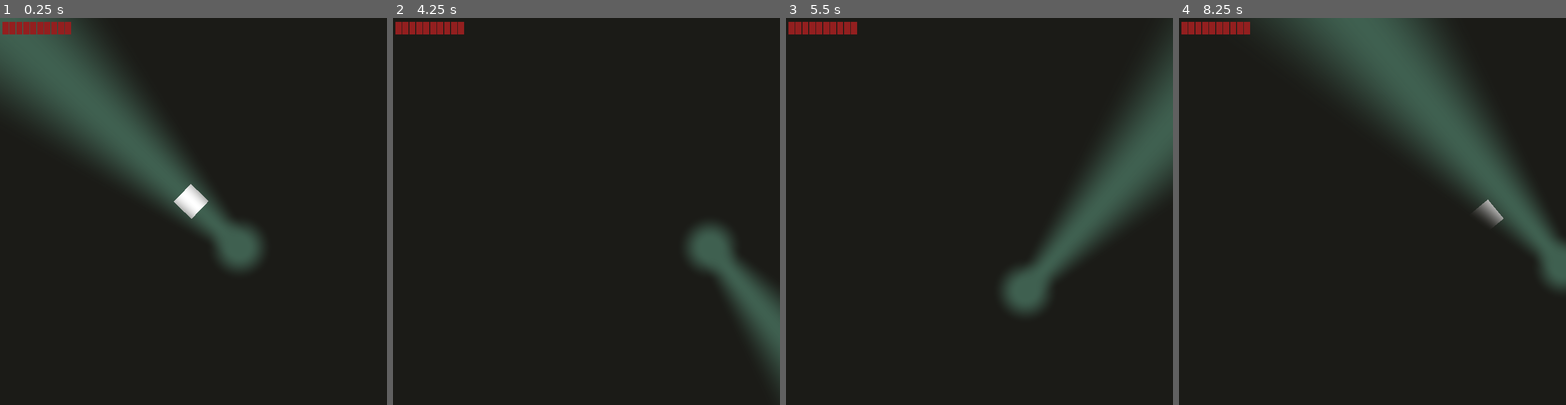
Above: before the commit, frames 1-4 (left to right).
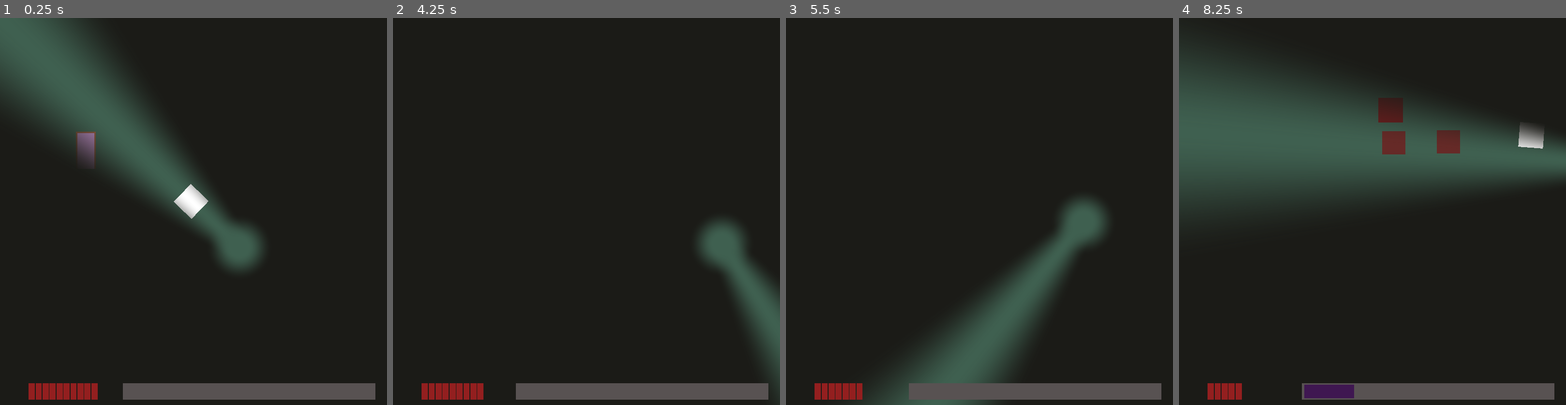
Above: after the commit, the same moments.

Repository: nolenroyalty/flashlight-survivors
Game: Godot game, scene res://Main.tscn
The game is run twice, just before and just after one commit, with the same random seed, the same clock (stepped at 60 frames per second) and the same inputs.
Inputs (mouse positions are in pixels of both pictures, inside the frame that each line leads up to):
- Up to frame 1 (0.25 s): no input
- Up to frame 2 (4.25 s): tap Enter at 0.5 s; move the mouse to (671, 192) at 0.52 s; hold D (player_right) 0.53-1.28 s; move the mouse to (509, 230) at 1.27 s; hold S (player_down) 1.28-2.03 s; move the mouse to (625, 126) at 2.02 s; hold D (player_right) 2.03-2.78 s; move the mouse to (567, 288) at 2.77 s; hold W (player_up) 2.78-3.53 s; move the mouse to (702, 269) at 3.52 s; hold A (player_left) from 3.53 s (still down); tap X (debug_spawn_enemy, bound only after the commit) at 4.15 s
- Up to frame 3 (5.5 s): move the mouse to (863, 153) at 4.27 s; move the mouse to (998, 211) at 5.02 s; release A (player_left) at 5.03 s; hold S (player_down) from 5.03 s (still down)
- Up to frame 4 (8.25 s): move the mouse to (1314, 114) at 5.77 s; release S (player_down) at 5.78 s; hold D (player_right) 5.78-6.53 s; move the mouse to (1457, 192) at 6.52 s; hold W (player_up) 6.53-7.28 s; move the mouse to (1295, 230) at 7.27 s; hold D (player_right) 7.28-8.03 s; move the mouse to (1411, 126) at 8.02 s; hold S (player_down) from 8.03 s (still down)

The runs differ from the first frame. In frame 1, 4.3% of the frame differs, in the area x 0-97%, y 1-99%; in frame 2, 5.1%; in frame 3, 15%; in frame 4, 36%, in the area x 0-100%, y 0-99%.

Commit message:
basic door for spawning enemies

Diff:
--- a/Main.gd
+++ b/Main.gd
@@ -1,18 +1,29 @@
 extends Node2D
 var Enemy = preload("res://enemies/DefaultEnemy.tscn")
+var Door = preload("res://enemies/Doorway.tscn")
 
 onready var player = $Player
 onready var healthbar = $Healthbar
+onready var xpbar = $XPBar
+var rng : RandomNumberGenerator
 
 # Called when the node enters the scene tree for the first time.
 func _ready():
 	player.connect("health_set", healthbar, "set_health")
 	healthbar.set_health(player.health)
-	pass # Replace with function body.
+	U.player = player
+	U.xpbar = xpbar
+	rng = RandomNumberGenerator.new()
+	rng.randomize()
 
 
 func _process(_delta):
 	if Input.is_action_just_pressed("debug_spawn_enemy"):
 		var enemy = Enemy.instance()
-		enemy.init($Player)
 		add_child(enemy)
+	if Input.is_action_just_pressed("debug_spawn_door"):
+		var door = Door.instance()
+		var x = rng.randi_range(50, 400)
+		var y = rng.randi_range(50, 300)
+		door.position = Vector2(x, y)
+		add_child(door)
--- a/Main.tscn
+++ b/Main.tscn
@@ -1,14 +1,17 @@
-[gd_scene load_steps=5 format=2]
+[gd_scene load_steps=7 format=2]
 
 [ext_resource path="res://darkness/Darkness.tscn" type="PackedScene" id=1]
 [ext_resource path="res://player/Player.tscn" type="PackedScene" id=2]
 [ext_resource path="res://Main.gd" type="Script" id=3]
 [ext_resource path="res://ui/Healthbar.tscn" type="PackedScene" id=4]
+[ext_resource path="res://ui/XPBar.tscn" type="PackedScene" id=5]
+[ext_resource path="res://enemies/Doorway.tscn" type="PackedScene" id=6]
 
 [node name="Main" type="Node2D"]
 script = ExtResource( 3 )
 
 [node name="Background" type="Node2D" parent="."]
+z_index = -2
 
 [node name="Background" type="ColorRect" parent="Background"]
 margin_right = 500.0
@@ -23,5 +26,12 @@
 z_index = 1
 
 [node name="Healthbar" parent="." instance=ExtResource( 4 )]
-position = Vector2( 3, 5 )
+position = Vector2( 37, 472 )
 z_index = 1
+
+[node name="XPBar" parent="." instance=ExtResource( 5 )]
+position = Vector2( 159, 472 )
+z_index = 1
+
+[node name="Doorway" parent="." instance=ExtResource( 6 )]
+position = Vector2( 111, 171 )
--- a/enemies/DefaultEnemy.gd
+++ b/enemies/DefaultEnemy.gd
@@ -8,19 +8,16 @@
 const SPEED = 75
 var health = 5
 var power = 1
-var player : Node2D = null
 var state = S.ALIVE
 var touching_player = false
+var xp_gain = 5
 # Maybe we should just get rid of this? It's weird to have it + iframes
 var seconds_per_attack = 0.1
-
-func init(player_ : Node2D):
-	player = player_
 
 func _physics_process(_delta):
 	match state:
 		S.ALIVE:
-			var dir = position.direction_to(player.position)
+			var dir = position.direction_to(U.player.position)
 			var _extra_velocity = move_and_slide(SPEED * dir)
 
 func set_spin_and_transparency(spin, transparency):
@@ -35,6 +32,10 @@
 	state = S.DEAD
 	anim.play("die")
 	anim.connect("animation_finished", self, "die_when_dead")
+	U.xpbar.add_xp(xp_gain)
+
+func alive():
+	return state == S.ALIVE
 
 func damage(amount):
 	if state == S.DEAD:
@@ -47,23 +48,23 @@
 		anim.play("damage")
 
 func deal_damage_if_touching():
-	if touching_player:
-		player.damage(power)
+	if alive() and touching_player:
+		U.player.damage(power)
 		var timer = get_tree().create_timer(seconds_per_attack)
 		timer.connect("timeout", self, "deal_damage_if_touching")
 
 func on_touched_player(area):
 	var player_ = area.get_parent()
-	if player != player_:
-		print("wtf? player is not player. %s | %s" % [ player, player_])
+	if U.player != player_:
+		print("wtf? player is not player. %s | %s" % [ U.player, player_])
 		return
 	touching_player = true
 	deal_damage_if_touching()
 
 func on_stopped_touching_player(area):
 	var player_ = area.get_parent()
-	if player != player_:
-		print("wtf? player is not player. %s | %s" % [ player, player_])
+	if U.player != player_:
+		print("wtf? player is not player. %s | %s" % [ U.player, player_])
 		return
 	touching_player = false
 
@@ -71,3 +72,5 @@
 func _ready():
 	var _ignore = $Hitbox.connect("area_entered", self, "on_touched_player")
 	_ignore = $Hitbox.connect("area_exited", self, "on_stopped_touching_player")
+	self.scale = U.v(0.1, 0.1)
+	anim.play("spawn")
--- a/enemies/DefaultEnemy.tscn
+++ b/enemies/DefaultEnemy.tscn
@@ -112,6 +112,22 @@
 "values": [ Color( 1, 1, 1, 1 ), Color( 1, 1, 1, 0.392157 ) ]
 }
 
+[sub_resource type="Animation" id=8]
+resource_name = "spawn"
+length = 0.6
+tracks/0/type = "value"
+tracks/0/path = NodePath(".:scale")
+tracks/0/interp = 2
+tracks/0/loop_wrap = true
+tracks/0/imported = false
+tracks/0/enabled = true
+tracks/0/keys = {
+"times": PoolRealArray( 0, 0.3, 0.6 ),
+"transitions": PoolRealArray( 1, 1, 1 ),
+"update": 0,
+"values": [ Vector2( 0.1, 0.6 ), Vector2( 1.1, 1.05 ), Vector2( 1, 1 ) ]
+}
+
 [sub_resource type="RectangleShape2D" id=6]
 extents = Vector2( 16, 16 )
 
@@ -137,6 +153,7 @@
 anims/RESET = SubResource( 3 )
 anims/damage = SubResource( 2 )
 anims/die = SubResource( 4 )
+anims/spawn = SubResource( 8 )
 
 [node name="Hurtbox" type="Area2D" parent="."]
 collision_layer = 8
--- /dev/null
+++ b/enemies/Doorway.gd
@@ -0,0 +1,41 @@
+extends Node2D
+
+var DefaultEnemy = preload("res://enemies/DefaultEnemy.tscn")
+
+var enemies_to_spawn = 0
+var enemies_spawned = 0
+var rng : RandomNumberGenerator
+
+# Declare member variables here. Examples:
+# var a = 2
+# var b = "text"
+func stop_and_fade():
+	$Timer.stop()
+	var t = get_tree().create_tween()
+	t.tween_property(self, "scale", U.v(0.1, 0.9), 0.4)
+	t.set_ease(Tween.EASE_IN)
+	t.set_trans(Tween.TRANS_QUAD)
+	t.tween_callback(self, "queue_free")
+
+func spawn_enemy():
+	if enemies_spawned < enemies_to_spawn:
+		var t = get_tree().create_tween()
+		t.tween_property(self, "scale", U.v(1.2, 1.0), 0.3)
+		t.tween_property(self, "scale", U.v(1.0, 1.0), 0.3)
+		t.set_trans(Tween.TRANS_QUAD)
+		var enemy = DefaultEnemy.instance()
+		get_parent().add_child(enemy)
+		enemy.position = position
+		enemies_spawned += 1
+		if enemies_spawned == enemies_to_spawn:
+			stop_and_fade()
+	else:
+		print("BUG: spawn_enemy called when no enemies left to spawn")
+		stop_and_fade()
+
+# Called when the node enters the scene tree for the first time.
+func _ready():
+	rng = RandomNumberGenerator.new()
+	rng.randomize()
+	enemies_to_spawn = rng.randi_range(3, 10)
+	var _ignore = $Timer.connect("timeout", self, "spawn_enemy")
--- /dev/null
+++ b/enemies/Doorway.tscn
@@ -0,0 +1,14 @@
+[gd_scene load_steps=3 format=2]
+
+[ext_resource path="res://Aseprite/doorwayproto.png" type="Texture" id=1]
+[ext_resource path="res://enemies/Doorway.gd" type="Script" id=2]
+
+[node name="Doorway" type="Node2D"]
+z_index = -1
+script = ExtResource( 2 )
+
+[node name="Sprite" type="Sprite" parent="."]
+texture = ExtResource( 1 )
+
+[node name="Timer" type="Timer" parent="."]
+autostart = true
--- a/globals/Utilities.gd
+++ b/globals/Utilities.gd
@@ -1,4 +1,7 @@
 extends Node2D
+
+var player : KinematicBody2D
+var xpbar : Node2D
 
 func v(x, y):
 	return Vector2(x, y)
--- a/player/LightSource.tscn
+++ b/player/LightSource.tscn
@@ -3,5 +3,6 @@
 [ext_resource path="res://player/LightSource.gd" type="Script" id=1]
 
 [node name="LightSource" type="Area2D"]
+collision_layer = 0
 collision_mask = 8
 script = ExtResource( 1 )
--- a/player/Player.tscn
+++ b/player/Player.tscn
@@ -24,6 +24,7 @@
 [node name="Cone" parent="." instance=ExtResource( 2 )]
 
 [node name="LightLamp" parent="." instance=ExtResource( 3 )]
+collision_layer = 1
 collision_mask = 1
 
 [node name="CollisionShape2D" type="CollisionShape2D" parent="."]
--- a/project.godot
+++ b/project.godot
@@ -43,6 +43,30 @@
 
 common/drop_mouse_on_gui_input_disabled=true
 
+[importer_defaults]
+
+texture={
+"compress/bptc_ldr": 0,
+"compress/hdr_mode": 0,
+"compress/lossy_quality": 0.7,
+"compress/mode": 0,
+"compress/normal_map": 0,
+"detect_3d": false,
+"flags/anisotropic": false,
+"flags/filter": false,
+"flags/mipmaps": false,
+"flags/repeat": 0,
+"flags/srgb": 2,
+"process/HDR_as_SRGB": false,
+"process/fix_alpha_border": true,
+"process/invert_color": false,
+"process/normal_map_invert_y": false,
+"process/premult_alpha": false,
+"size_limit": 0,
+"stream": false,
+"svg/scale": 1.0
+}
+
 [input]
 
 player_left={
@@ -81,6 +105,11 @@
 }
 debug_spawn_enemy={
 "deadzone": 0.5,
+"events": [ Object(InputEventKey,"resource_local_to_scene":false,"resource_name":"","device":0,"alt":false,"shift":false,"control":false,"meta":false,"command":false,"pressed":false,"scancode":88,"physical_scancode":0,"unicode":0,"echo":false,"script":null)
+ ]
+}
+debug_spawn_door={
+"deadzone": 0.5,
 "events": [ Object(InputEventKey,"resource_local_to_scene":false,"resource_name":"","device":0,"alt":false,"shift":false,"control":false,"meta":false,"command":false,"pressed":false,"scancode":90,"physical_scancode":0,"unicode":0,"echo":false,"script":null)
  ]
 }
--- a/ui/Healthbar.gd
+++ b/ui/Healthbar.gd
@@ -18,4 +18,3 @@
 		for _i in range(amount - count):
 			var nugget = Nugget.instance()
 			nuggetbox.add_child(nugget)
-	print(nuggetbox.get_child_count())
--- a/ui/Healthbar.tscn
+++ b/ui/Healthbar.tscn
@@ -20,3 +20,43 @@
 margin_left = 9.0
 margin_right = 17.0
 margin_bottom = 16.0
+
+[node name="HealthbarNugget3" parent="NuggetBox" instance=ExtResource( 2 )]
+margin_left = 18.0
+margin_right = 26.0
+margin_bottom = 16.0
+
+[node name="HealthbarNugget4" parent="NuggetBox" instance=ExtResource( 2 )]
+margin_left = 27.0
+margin_right = 35.0
+margin_bottom = 16.0
+
+[node name="HealthbarNugget5" parent="NuggetBox" instance=ExtResource( 2 )]
+margin_left = 36.0
+margin_right = 44.0
+margin_bottom = 16.0
+
+[node name="HealthbarNugget6" parent="NuggetBox" instance=ExtResource( 2 )]
+margin_left = 45.0
+margin_right = 53.0
+margin_bottom = 16.0
+
+[node name="HealthbarNugget7" parent="NuggetBox" instance=ExtResource( 2 )]
+margin_left = 54.0
+margin_right = 62.0
+margin_bottom = 16.0
+
+[node name="HealthbarNugget8" parent="NuggetBox" instance=ExtResource( 2 )]
+margin_left = 63.0
+margin_right = 71.0
+margin_bottom = 16.0
+
+[node name="HealthbarNugget9" parent="NuggetBox" instance=ExtResource( 2 )]
+margin_left = 72.0
+margin_right = 80.0
+margin_bottom = 16.0
+
+[node name="HealthbarNugget10" parent="NuggetBox" instance=ExtResource( 2 )]
+margin_left = 81.0
+margin_right = 89.0
+margin_bottom = 16.0
--- a/ui/HealthbarNugget.tscn
+++ b/ui/HealthbarNugget.tscn
@@ -3,5 +3,5 @@
 [node name="HealthbarNugget" type="ColorRect"]
 margin_right = 4.0
 margin_bottom = 8.0
-rect_min_size = Vector2( 8, 16 )
+rect_min_size = Vector2( 8, 21 )
 color = Color( 0.576471, 0.121569, 0.121569, 1 )
--- /dev/null
+++ b/ui/XPBar.gd
@@ -0,0 +1,32 @@
+extends Node2D
+
+onready var bar_tween = $BarTween
+
+signal reached_level(level)
+
+var level = 1
+var xp = 0
+
+func xp_required():
+	# Come back and fix this
+	return 100 * level
+
+func set_foreground_scale():
+	var req = xp_required()
+	var scale = float(xp) / req
+	bar_tween.stop_all()
+	bar_tween.interpolate_property($Foreground, "rect_scale:x", null, scale, 0.7, Tween.TRANS_CUBIC, Tween.EASE_OUT)
+	bar_tween.start()
+
+func add_xp(amount):
+	xp += amount
+	var req = xp_required()
+	if xp >= req:
+		level += 1
+		xp = xp - req
+		emit_signal("reached_level", level)
+	set_foreground_scale()
+
+func _ready():
+	$Foreground.rect_scale.x = 0
+	set_foreground_scale()
--- /dev/null
+++ b/ui/XPBar.tscn
@@ -0,0 +1,20 @@
+[gd_scene load_steps=2 format=2]
+
+[ext_resource path="res://ui/XPBar.gd" type="Script" id=1]
+
+[node name="XPBar" type="Node2D"]
+script = ExtResource( 1 )
+
+[node name="Background" type="ColorRect" parent="."]
+margin_right = 326.0
+margin_bottom = 21.0
+color = Color( 0.345098, 0.321569, 0.321569, 1 )
+
+[node name="Foreground" type="ColorRect" parent="."]
+margin_left = 3.0
+margin_top = 2.0
+margin_right = 323.0
+margin_bottom = 19.0
+color = Color( 0.247059, 0.0901961, 0.317647, 1 )
+
+[node name="BarTween" type="Tween" parent="."]
Binary file added: Aseprite/doorwayproto.aseprite
Binary file added: Aseprite/doorwayproto.png
Not shown, added: Aseprite/doorwayproto.png.import
Not shown: 1 places in enemies/DefaultEnemy.tscn that only renumber resources
